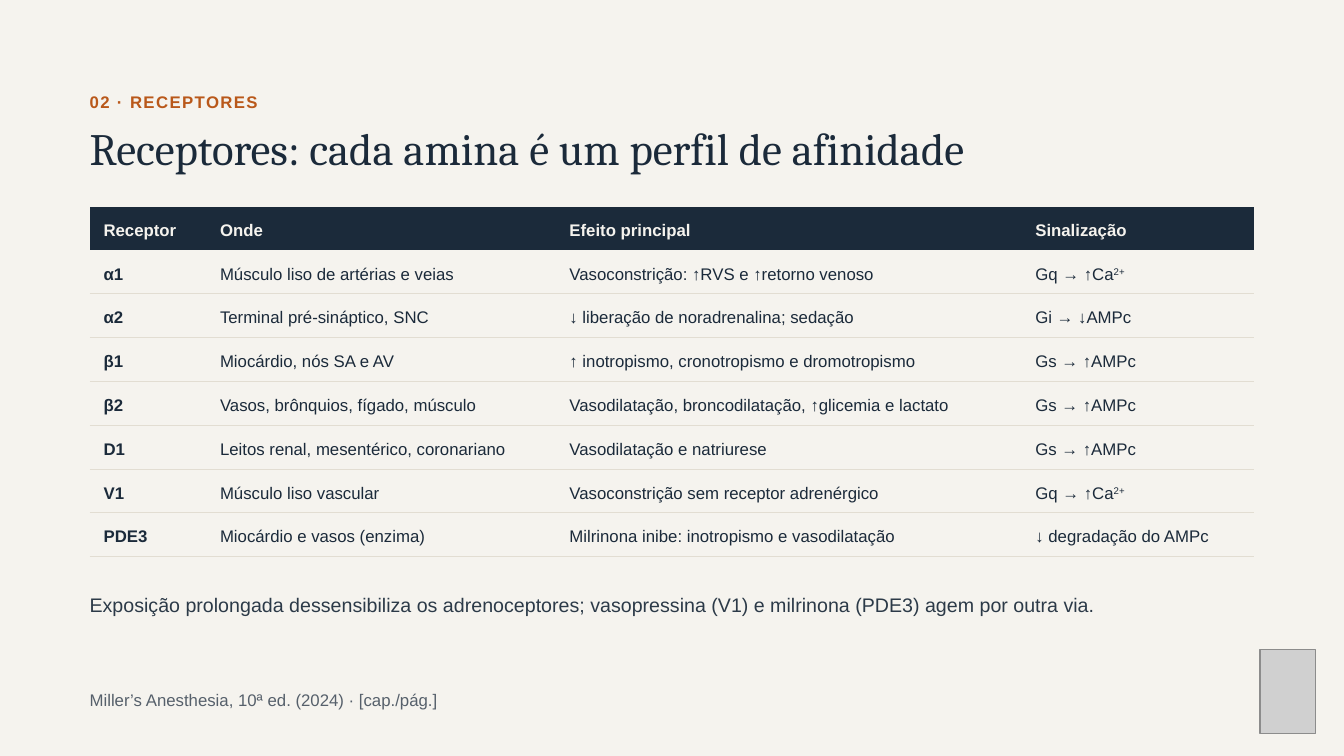
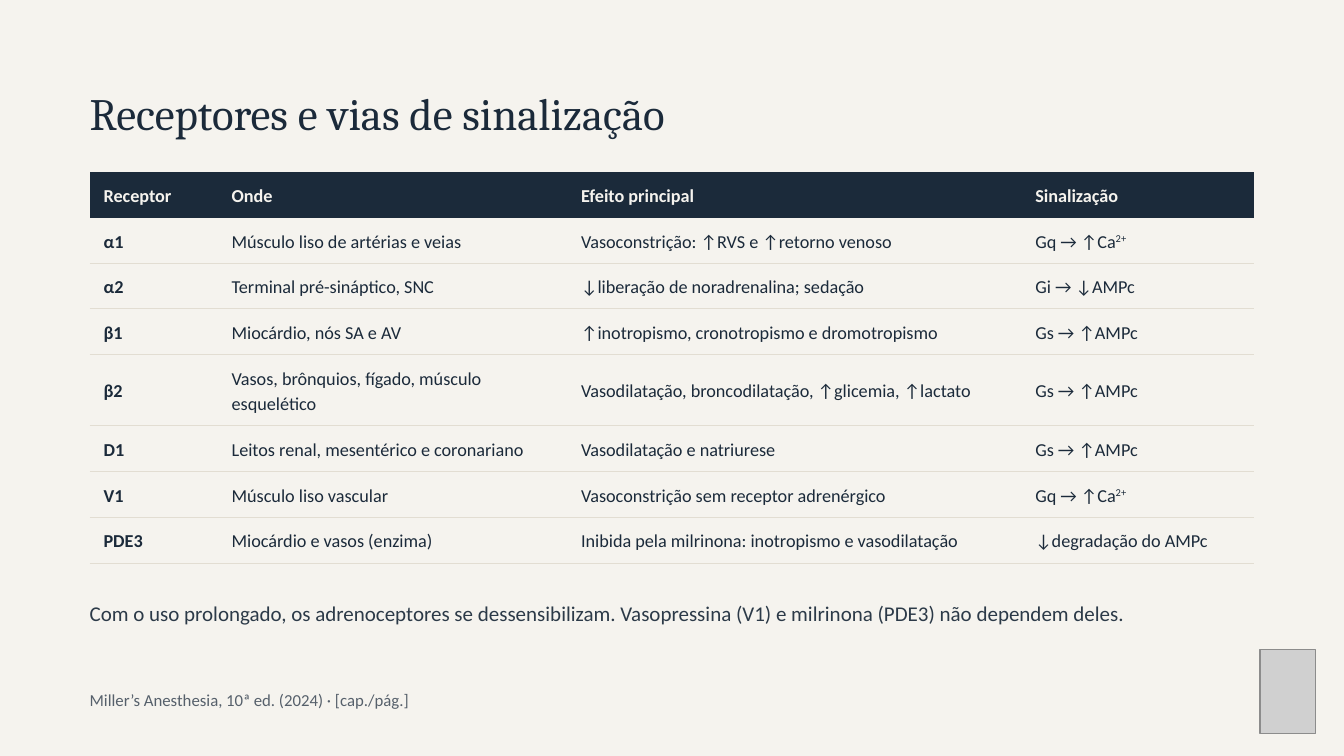
Before and after one commit to brunomoraesdubois-bit/Bruno, a slide deck: slide 4 of apresentacao/Aminas_Vasoativas.pptx. Drawn at 1344x756 pixels with LibreOffice and Linux fonts; fonts in the diff are those of the drawing; grey boxes stand for pictures. Boxes give left, top, right and bottom in pixels: in the first picture for what was removed or moved away, otherwise in the second. Text is boxed around its words. In the diff, an @@ line names an element or a change of style, - is before the commit and + after.

```diff
--- a/apresentacao/Aminas_Vasoativas.pptx
+++ b/apresentacao/Aminas_Vasoativas.pptx
@@ title at [90, 99, 664, 140]: text changed @@
-Receptores: cada amina é um perfil de afinidade
+Receptores e vias de sinalização
@@ text removed at [90, 96, 258, 108] @@
-02 · RECEPTORES
@@ table at [90, 172, 1255, 554] @@
-row 3, column 3: ↓ liberação de noradrenalina; sedação
+row 3, column 3: ↓liberação de noradrenalina; sedação
-row 4, column 3: ↑ inotropismo, cronotropismo e dromotropismo
+row 4, column 3: ↑inotropismo, cronotropismo e dromotropismo
-row 5, column 2: Vasos, brônquios, fígado, músculo
+row 5, column 2: Vasos, brônquios, fígado, músculo esquelético
-row 5, column 3: Vasodilatação, broncodilatação, ↑glicemia e lactato
+row 5, column 3: Vasodilatação, broncodilatação, ↑glicemia, ↑lactato
-row 6, column 2: Leitos renal, mesentérico, coronariano
+row 6, column 2: Leitos renal, mesentérico e coronariano
-row 8, column 3: Milrinona inibe: inotropismo e vasodilatação
+row 8, column 3: Inibida pela milrinona: inotropismo e vasodilatação
-row 8, column 4: ↓ degradação do AMPc
+row 8, column 4: ↓degradação do AMPc
@@ size 12 to 13 pt, font Arial to Calibri in "Receptor", "Onde", "Efeito principal", "Sinalização" and 21 more places @@
@@ line spacing 16.8pt to 18.2pt @@
@@ table: place and size @@
-table at [90, 208, 1255, 550]
+table at [90, 172, 1255, 554]
@@ text at [90, 606, 1123, 625]: text changed; size 14 to 15 pt; font Arial to Calibri @@
-Exposição prolongada dessensibiliza os adrenoceptores; vasopressina (V1) e milrinona (PDE3) agem por outra via.
+Com o uso prolongado, os adrenoceptores se dessensibilizam. Vasopressina (V1) e milrinona (PDE3) não dependem deles.
@@ text "Miller’s Anesthesia, 10ª ed. (2024) ..." at [90, 694, 409, 709]: font Arial to Calibri @@
```
Also in this commit, not shown: 28 other slides changed, 33 other files.
